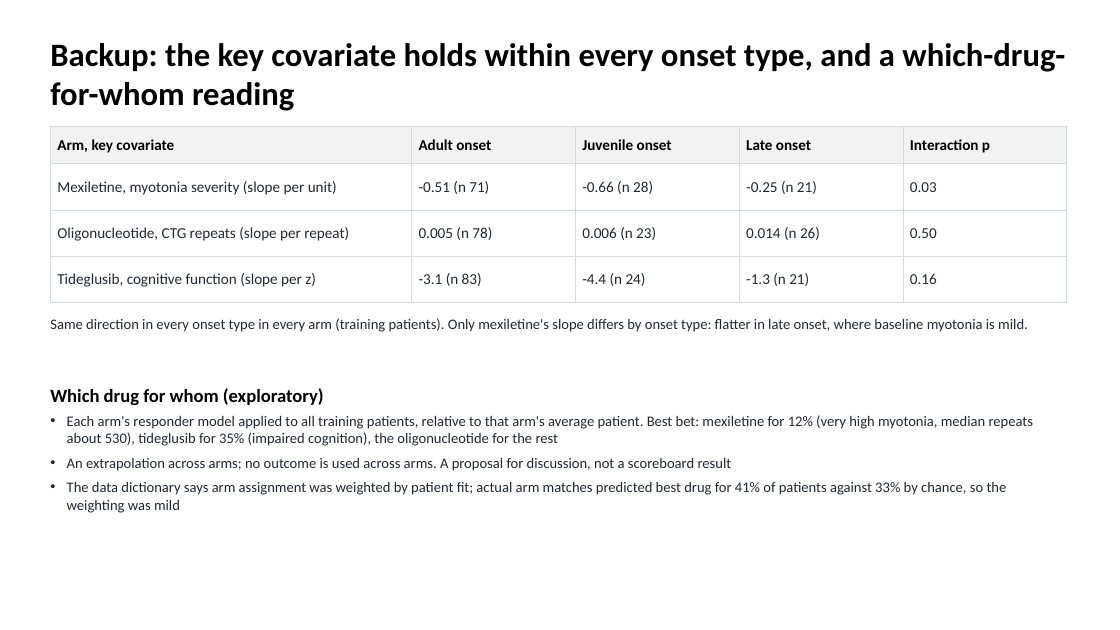
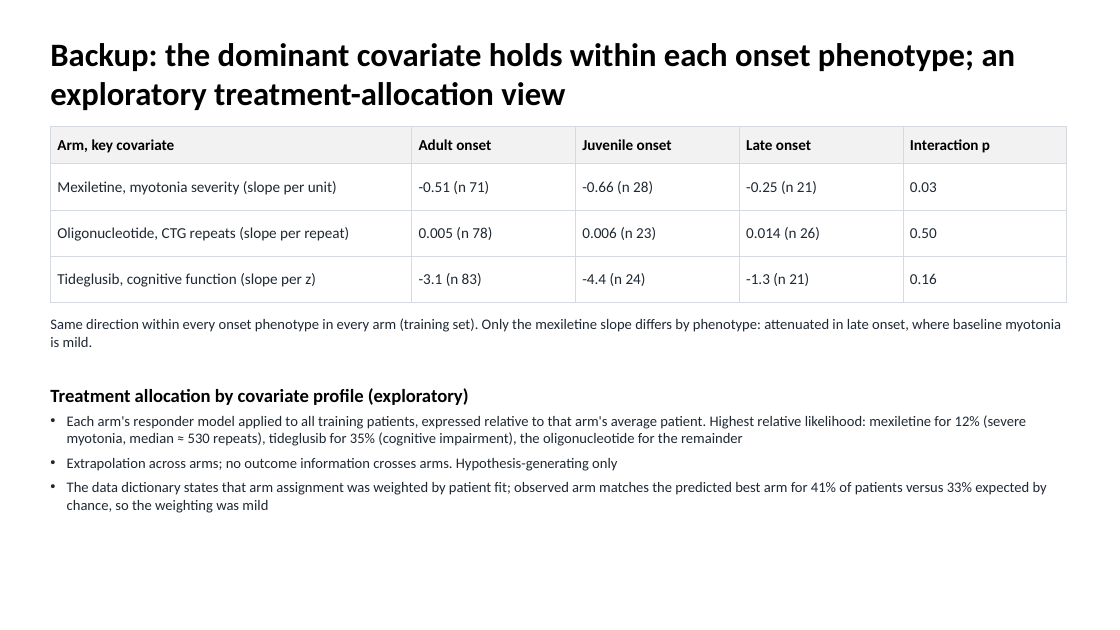
Before and after one commit to euibeom135-cell/acop2026-hackathon-team1, a slide deck: slide 9 of slides/Team1_DM1_slides.pptx. Drawn at 1120x630 pixels with LibreOffice and Linux fonts; fonts in the diff are those of the drawing. Boxes give left, top, right and bottom in pixels: in the first picture for what was removed or moved away, otherwise in the second. Text is boxed around its words. In the diff, an @@ line names an element or a change of style, - is before the commit and + after.

```diff
--- a/slides/Team1_DM1_slides.pptx
+++ b/slides/Team1_DM1_slides.pptx
@@ title at [50, 43, 1016, 110]: text changed @@
-Backup: the key covariate holds within every onset type, and a which-drug-for-whom reading
+Backup: the dominant covariate holds within each onset phenotype; an exploratory treatment-allocation view
@@ text at [50, 318, 1061, 347]: text changed @@
-Same direction in every onset type in every arm (training patients). Only mexiletine's slope differs by onset type: flatter in late onset, where baseline myotonia is mild.
+Same direction within every onset phenotype in every arm (training set). Only the mexiletine slope differs by phenotype: attenuated in late onset, where baseline myotonia is mild.
@@ text at [50, 388, 469, 405]: text changed @@
-Which drug for whom (exploratory)
+Treatment allocation by covariate profile (exploratory)
@@ text at [67, 415, 1047, 513]: text changed @@
-• Each arm's responder model applied to all training patients, relative to that arm's average patient. Best bet: mexiletine for 12% (very high myotonia, median repeats about 530), tideglusib for 35% (impaired cognition), the oligonucleotide for the rest
-• An extrapolation across arms; no outcome is used across arms. A proposal for discussion, not a scoreboard result
-• The data dictionary says arm assignment was weighted by patient fit; actual arm matches predicted best drug for 41% of patients against 33% by chance, so the weighting was mild
+• Each arm's responder model applied to all training patients, expressed relative to that arm's average patient. Highest relative likelihood: mexiletine for 12% (severe myotonia, median ≈ 530 repeats), tideglusib for 35% (cognitive impairment), the oligonucleotide for the remainder
+• Extrapolation across arms; no outcome information crosses arms. Hypothesis-generating only
+• The data dictionary states that arm assignment was weighted by patient fit; observed arm matches the predicted best arm for 41% of patients versus 33% expected by chance, so the weighting was mild
```
Also in this commit, not shown: 8 other slides changed.
